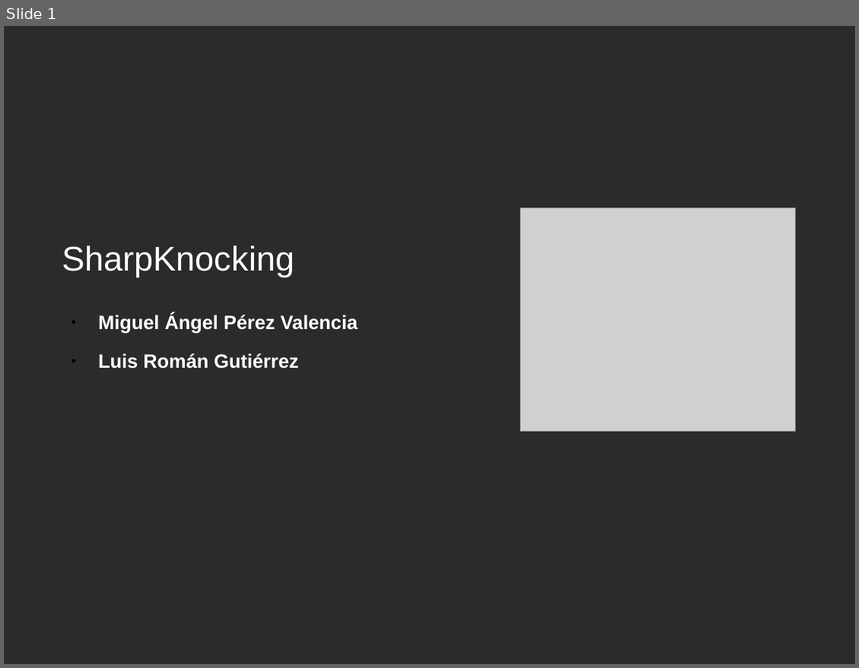
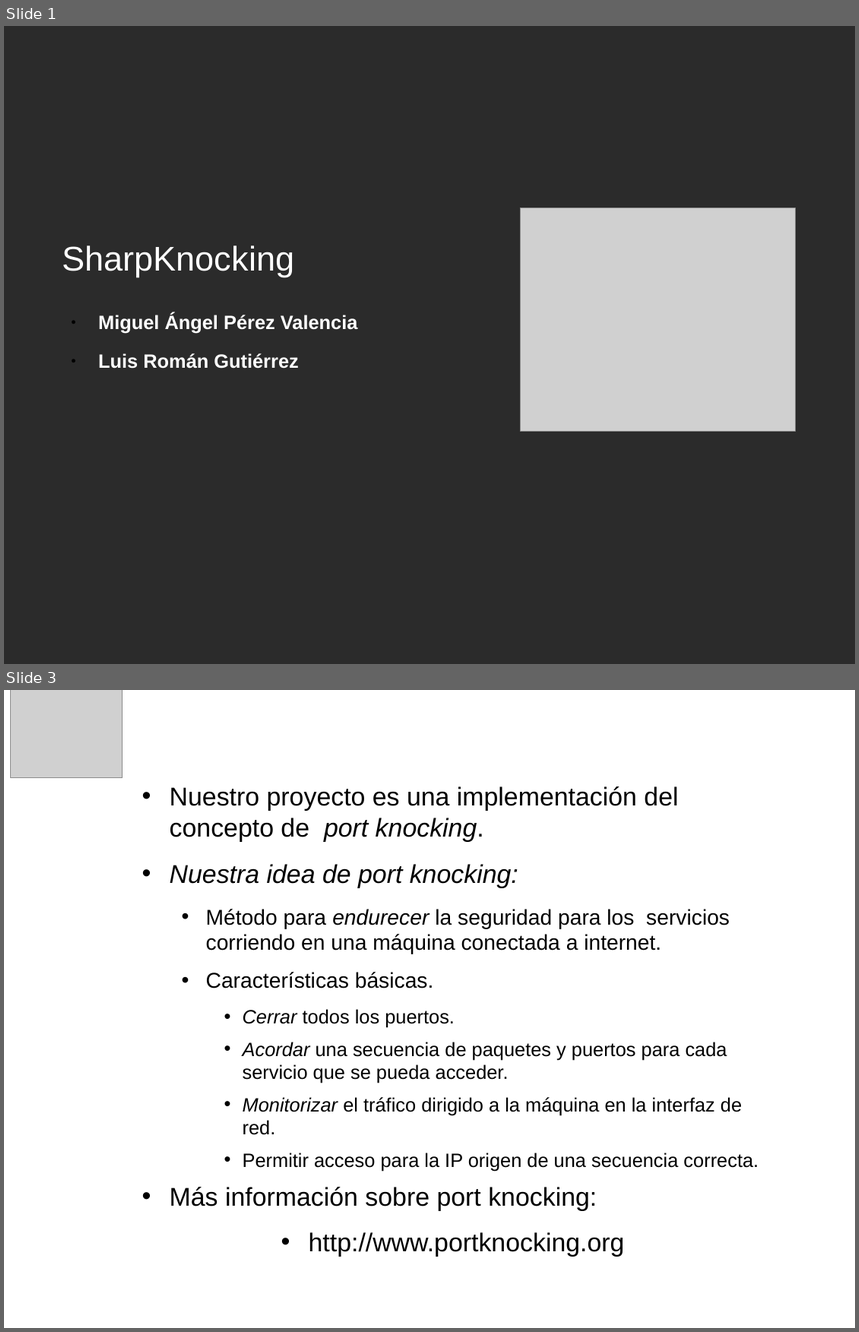
Before and after one commit to mangelp/sharpknocking, a slide deck: Doc/sharpknocking.odp. Shown one above the other, each under a label of ours: slide 1 before the commit, slides 1 and 3 after it; the slides between them are not shown. The pictures are 859x668 and 859x1332 pixels, drawn with LibreOffice and Linux fonts; fonts in the diff are those of the drawing; grey boxes stand for pictures; background and template pictures are left out; a plain dark background stands for a picture behind light text. Boxes give left, top, right and bottom in pixels: in the first picture for what was removed or moved away, otherwise in the second. Text is boxed around its words. In the diff, an @@ line names an element or a change of style, - is before the commit and + after.

```diff
--- a/Doc/sharpknocking.odp
+++ b/Doc/sharpknocking.odp
@@ slide 3 added at [4, 690, 855, 1328], background picture (left out) @@
@@ picture added at [10, 690, 123, 778] @@
@@ title added at [136, 696, 767, 760], 32 pt, text #FFFFFF @@
+Introducción
@@ text added at [170, 787, 759, 1257], 18 pt, text #000000 @@
+• Nuestro proyecto es una implementación del concepto de port knocking.
+• Nuestra idea de port knocking:
+  • Método para endurecer la seguridad para los servicios corriendo en una máquina conectada a internet.
+  • Características básicas.
+    • Cerrar todos los puertos.
+    • Acordar una secuencia de paquetes y puertos para cada servicio que se pueda acceder.
+    • Monitorizar el tráfico dirigido a la máquina en la interfaz de red.
+    • Permitir acceso para la IP origen de una secuencia correcta.
+• Más información sobre port knocking:
+• http://www.portknocking.org
@@ page number added at [712, 1304, 853, 1328], 14 pt, text #FFFFFF, bold @@
+página 3
```
Also in this commit, not shown: 2 slides changed, 4 other slides added, 3 slides removed.
